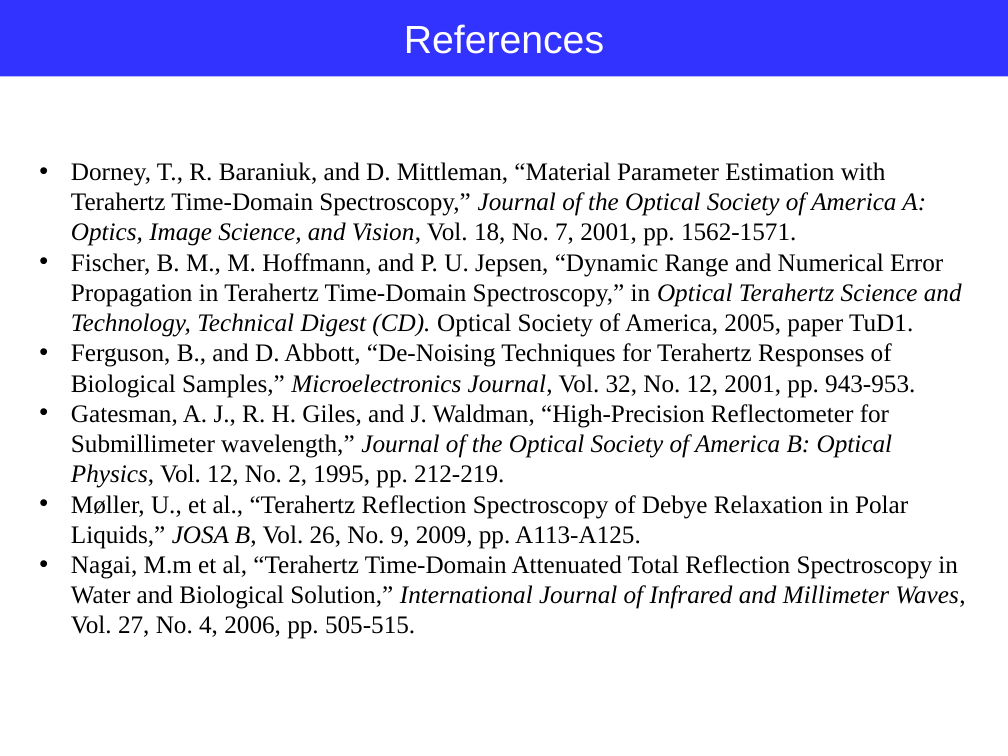
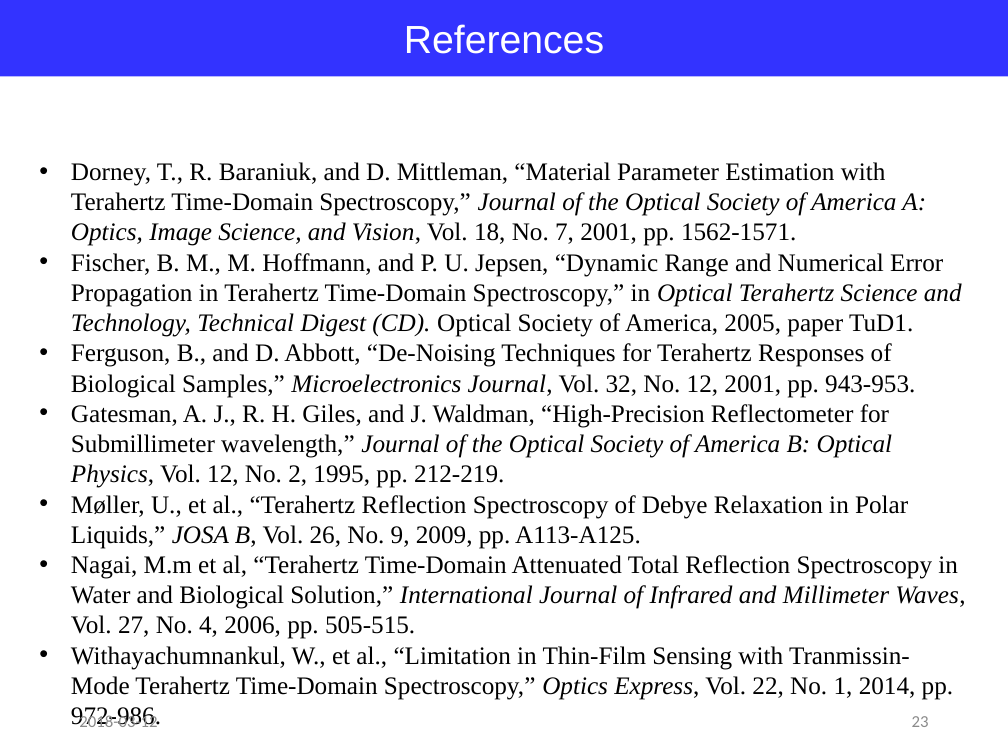
Before and after one commit to jglee96/NBTP_Lab, a slide deck: slide 23 of Terahertz Metrology/Ch2/Terahertz Metrology_Ch2.pptx (slide 22 before the commit). Drawn at 1008x756 pixels with LibreOffice and Linux fonts; fonts in the diff are those of the drawing. Boxes give left, top, right and bottom in pixels: in the first picture for what was removed or moved away, otherwise in the second. Text is boxed around its words. In the diff, an @@ line names an element or a change of style, - is before the commit and + after.

```diff
--- a/Terahertz Metrology/Ch2/Terahertz Metrology_Ch2.pptx
+++ b/Terahertz Metrology/Ch2/Terahertz Metrology_Ch2.pptx
@@ text at [71,646,953,727]: paragraph added @@
+• Withayachumnankul, W., et al., “Limitation in Thin-Film Sensing with Tranmissin-Mode Terahertz Time-Domain Spectroscopy,” Optics Express, Vol. 22, No. 1, 2014, pp. 972-986.
@@ text added at [79,714,157,727], 12 pt, text #8C8C8C @@
+2018-03-12
@@ page number added at [912,716,929,727], 12 pt, text #8C8C8C @@
+23
```
Also in this commit, not shown: 20 other slides changed, 2 slides added, 1 slide removed, 4 other files.
